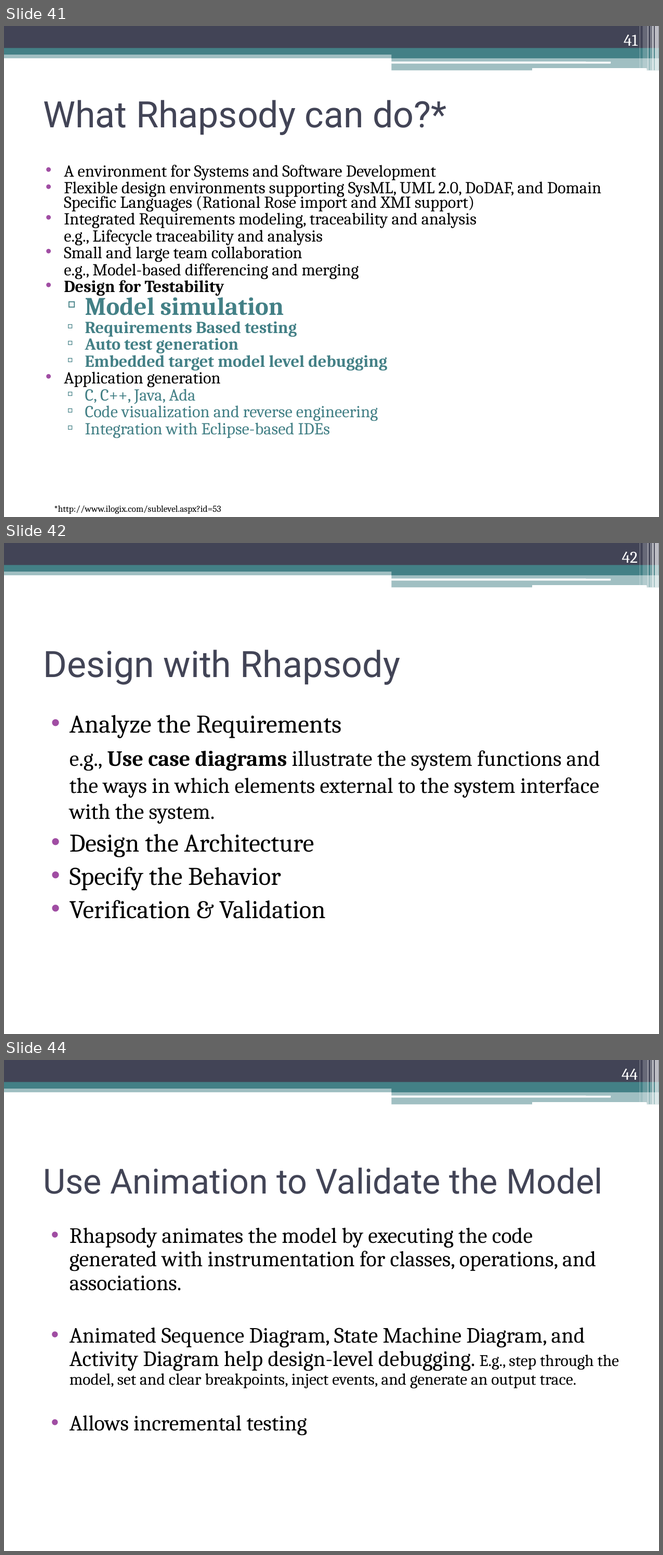
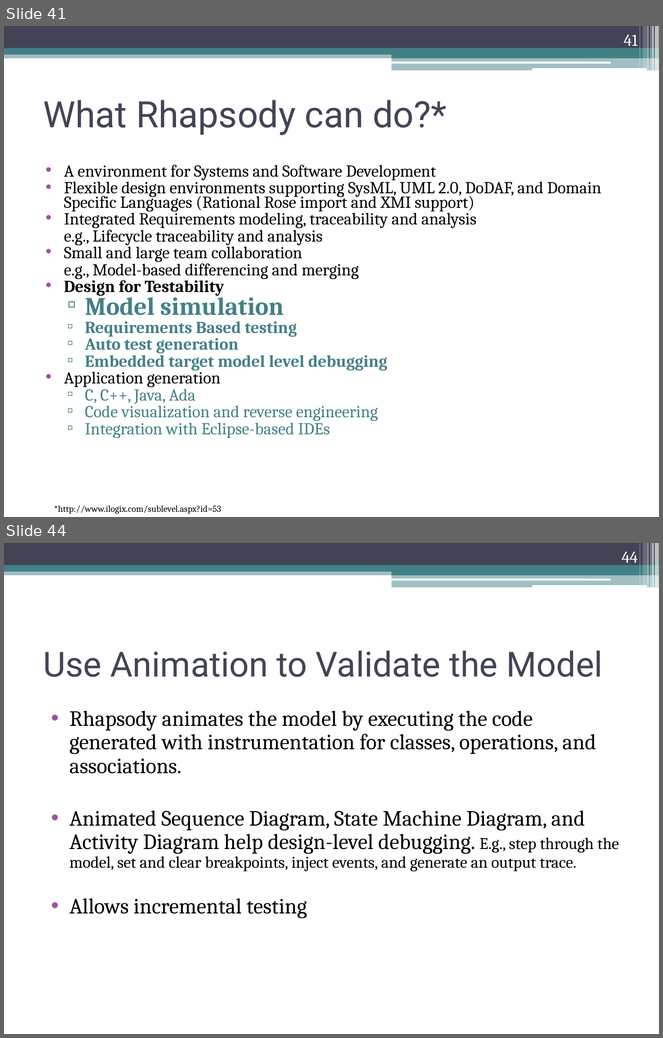
Before and after one commit to adenner/srs509, a slide deck: Final Presentation/Team 2 409-509 Final Presentation.pptx. Shown one above the other, each under a label of ours: slides 41, 42 and 44 before the commit, slides 41 and 44 after it; the slides between them are not shown. The pictures are 663x1555 and 663x1038 pixels, drawn with LibreOffice and Linux fonts; fonts in the diff are those of the drawing. Boxes give left, top, right and bottom in pixels: in the first picture for what was removed or moved away, otherwise in the second. Text is boxed around its words. In the diff, an @@ line names an element or a change of style, - is before the commit and + after.

```diff
--- a/Final Presentation/Team 2 409-509 Final Presentation.pptx
+++ b/Final Presentation/Team 2 409-509 Final Presentation.pptx
@@ slide 42 removed at (4, 543, 659, 1034), background #FFFFFF; not listed: 13 template elements that a slide beside it also shows @@
@@ page number removed at (622, 551, 638, 566) @@
-42
@@ title removed at (43, 650, 400, 685) @@
-Design with Rhapsody
@@ text removed at (70, 715, 600, 919) @@
-• Analyze the Requirements
-e.g., Use case diagrams illustrate the system functions and the ways in which elements external to the system interface with the system.
-• Design the Architecture
-• Specify the Behavior
-• Verification & Validation
```
Also in this commit, not shown: 2 slides changed, 4 slides added, 2 other slides removed.
